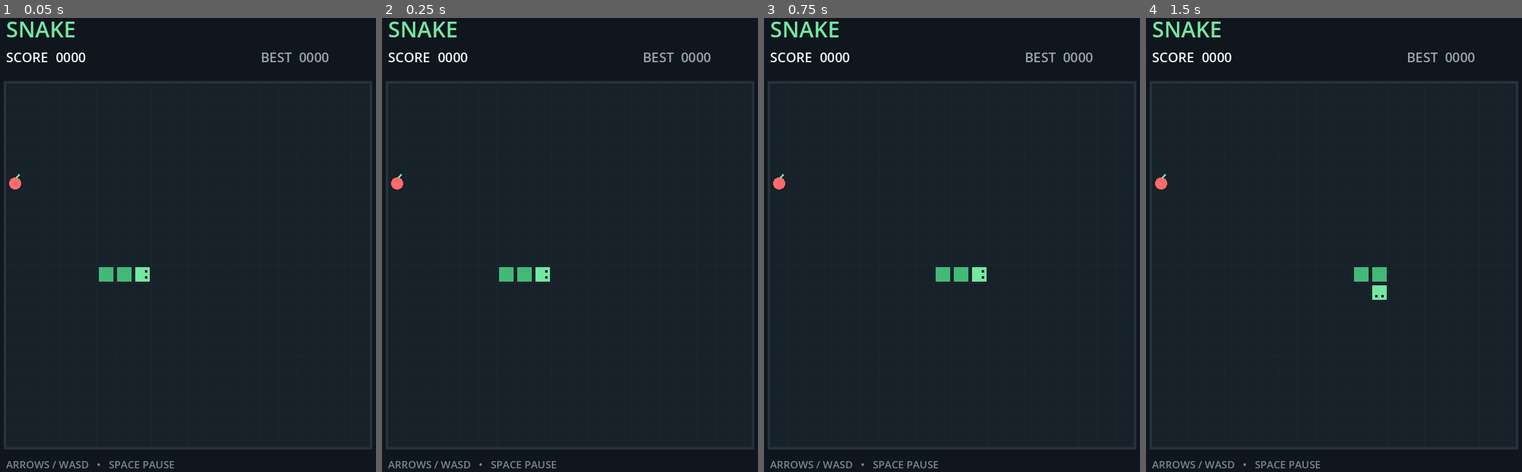
Above: before the commit, frames 1-4 (left to right).
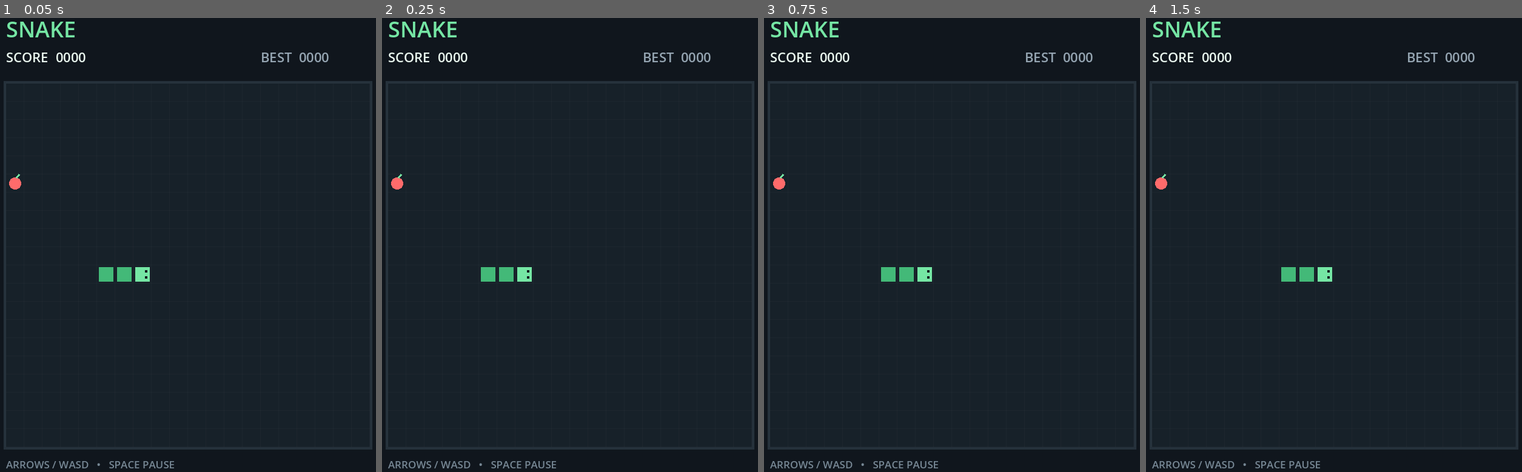
Above: after the commit, the same moments.

Repository: 1iuke/snake
Game: Godot game, scene res://main.tscn
Two runs of this game, one before a commit and one after it. Both use one fixed random seed, a clock stepped at 60 frames per second and the inputs below.
Inputs:
- Up to frame 1 (0.05 s): no input
- Up to frame 2 (0.25 s): no input
- Up to frame 3 (0.75 s): tap Enter at 0.5, 0.6 s; hold Right from 0.53 s (still down)
- Up to frame 4 (1.5 s): tap Space at 0.77, 1.25 s; tap Keypad Enter at 0.8, 1.35 s; release Right at 1.28 s; hold Down from 1.28 s (still down)

Frame 1 is identical in both runs. In frame 2, 0.4% of the frame differs, in the area x 26-45%, y 54-59%; in frame 3, 0.7%, in the area x 31-60%, y 54-59%; in frame 4, 0.7%.

Commit message:
lesson2:让脚本与 Inspector 协作

Diff:
--- a/main.gd
+++ b/main.gd
@@ -4,7 +4,7 @@
 const ROWS := 20
 const CELL_SIZE := 30.0
 const BOARD_ORIGIN := Vector2(60, 140)
-const START_SPEED := 0.16
+@export_range(0.05, 0.50, 0.01) var start_speed  := 0.16
 const MIN_SPEED := 0.065
 
 var snake: Array[Vector2i] = []
@@ -14,7 +14,7 @@
 var score := 0
 var high_score := 0
 var move_timer := 0.0
-var move_interval := START_SPEED
+var move_interval := start_speed
 var game_over := false
 var paused := false
 
@@ -31,7 +31,7 @@
 	queued_direction = direction
 	score = 0
 	move_timer = 0.0
-	move_interval = START_SPEED
+	move_interval = start_speed
 	game_over = false
 	paused = false
 	spawn_food()
@@ -91,7 +91,7 @@
 	if ate_food:
 		score += 10
 		high_score = maxi(high_score, score)
-		move_interval = maxf(MIN_SPEED, START_SPEED - score * 0.0015)
+		move_interval = maxf(MIN_SPEED, start_speed - score * 0.0015)
 		spawn_food()
 	queue_redraw()
 
--- a/main.tscn
+++ b/main.tscn
@@ -4,3 +4,4 @@
 
 [node name="SnakeGame" type="Node2D" unique_id=2054477713]
 script = ExtResource("1")
+start_speed = 0.39999999999999997
Not shown, changed: RESOURCES.md
Not shown, added: learning-records/0001-prior-programming-experience.md
Not shown, added: learning-records/0002-exported-properties-and-scene-overrides.md
Not shown, added: lessons/0002-script-meets-inspector.html
